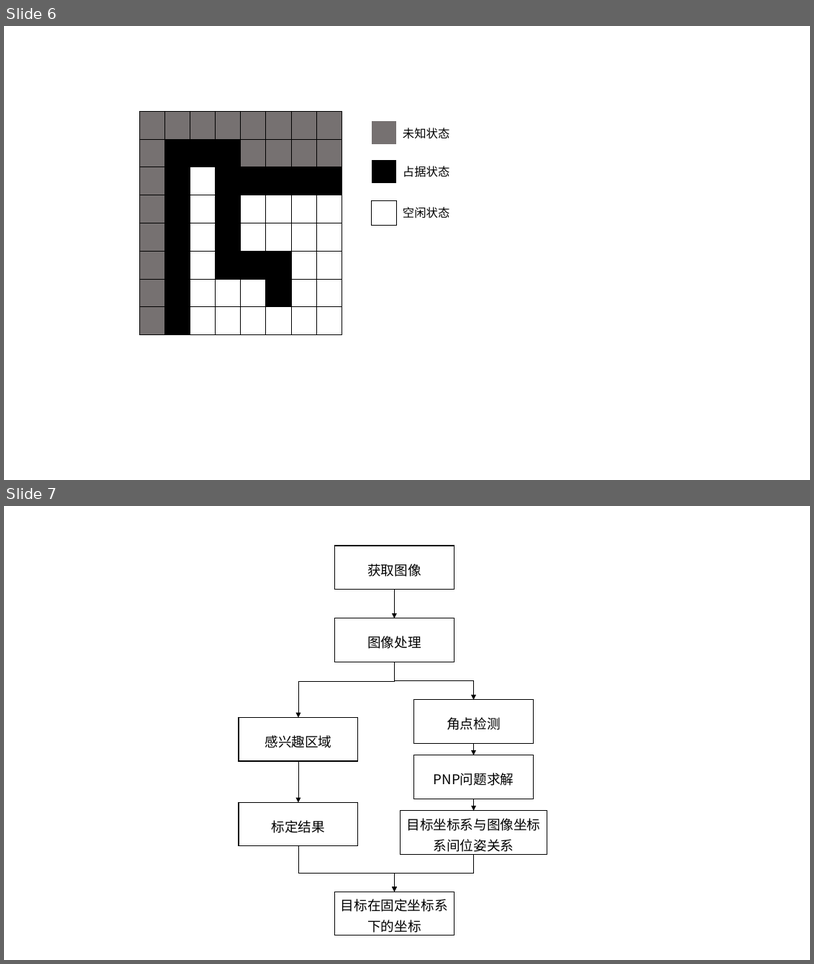
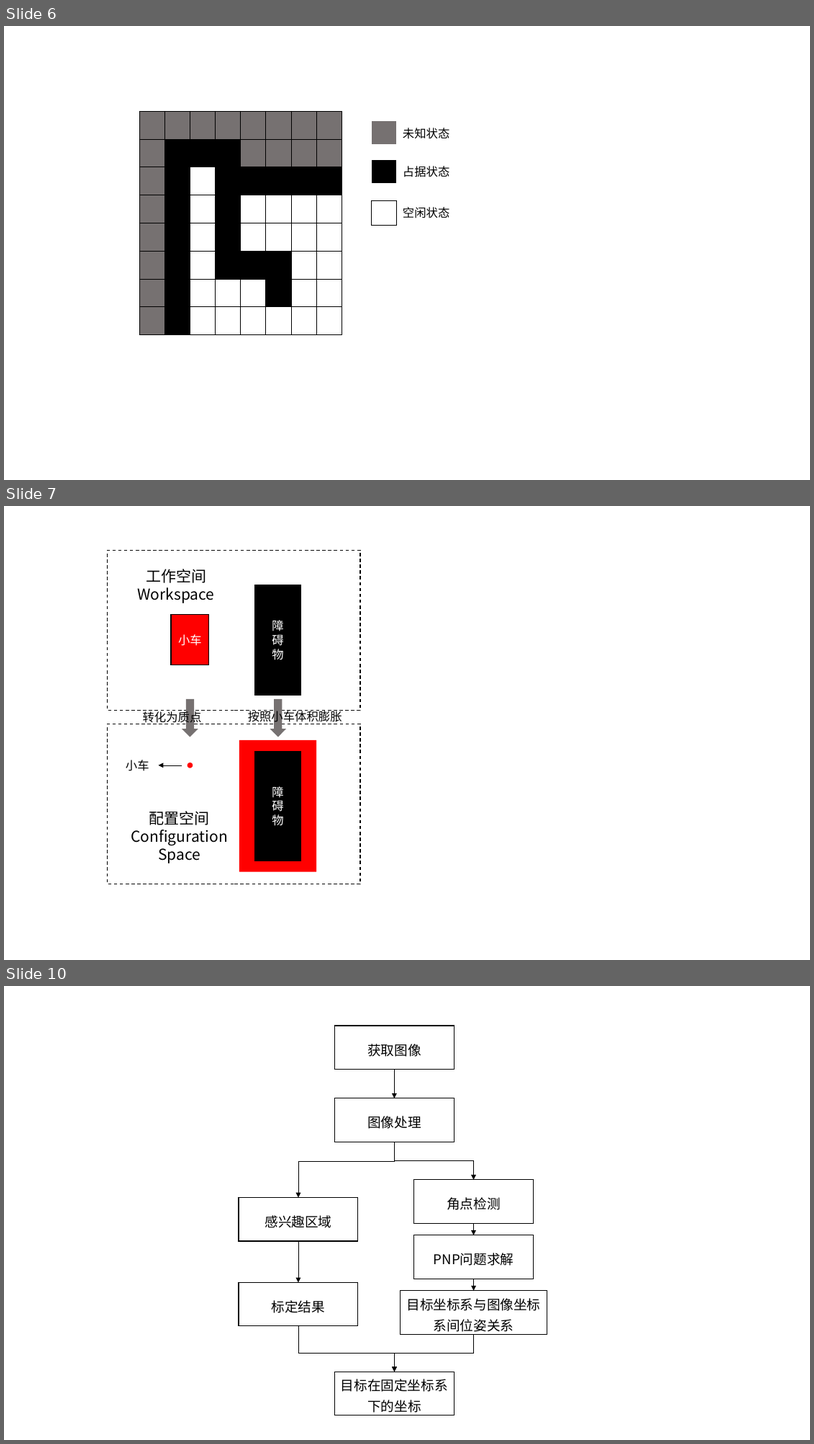
Before and after one commit to ghowoght/motion-planning, a slide deck: 框图.pptx. Shown one above the other, each under a label of ours: slides 6 and 7 before the commit, slides 6, 7 and 10 after it; the slides between them are not shown. The pictures are 814x964 and 814x1444 pixels, drawn with LibreOffice and Linux fonts; fonts in the diff are those of the drawing. Boxes give left, top, right and bottom in pixels: in the first picture for what was removed or moved away, otherwise in the second. Text is boxed around its words. In the diff, an @@ line names an element or a change of style, - is before the commit and + after.

```diff
--- a/框图.pptx
+++ b/框图.pptx
@@ slide 7 added at box(4, 506, 810, 960), background #FFFFFF @@
@@ rectangle added at box(108, 550, 360, 710), fill #FFFFFF, outline #000000 1 pt dashed @@
@@ text added at box(138, 569, 215, 603), 18 pt, text #000000 @@
+工作空间
+Workspace
@@ rectangle added at box(255, 585, 301, 695), fill #000000, outline #000000 1 pt, 14 pt, text #FFFFFF @@
+障
+碍
+物
@@ rectangle added at box(171, 615, 209, 665), fill #FF0000, outline #000000 1 pt, 14 pt, text #FFFFFF @@
+小车
@@ right arrow added at box(182, 699, 198, 737), fill #767171 @@
@@ right arrow added at box(270, 699, 286, 737), fill #767171 @@
@@ text added at box(143, 709, 202, 725), 14 pt, text #000000 @@
+转化为质点
@@ text added at box(248, 709, 342, 725), 14 pt, text #000000 @@
+按照小车体积膨胀
@@ rectangle added at box(108, 723, 360, 884), fill #FFFFFF, outline #000000 1 pt dashed @@
@@ rectangle added at box(239, 740, 316, 872), fill #FF0000 @@
@@ text added at box(126, 759, 149, 771), 14 pt, text #000000 @@
+小车
@@ ellipse added at box(188, 762, 193, 768), fill #FF0000 @@
@@ rectangle added at box(255, 751, 301, 860), fill #000000, outline #000000 1 pt, 14 pt, text #FFFFFF @@
+障
+碍
+物
@@ arrow added from (182, 765) to (158, 765), #000000 0.5 pt @@
@@ text added at box(131, 811, 227, 863), 18 pt, text #000000 @@
+配置空间
+Configuration Space
@@ what was slide 7 is now slide 10 @@
```
Also in this commit, not shown: 2 other slides added, 7 other files.
